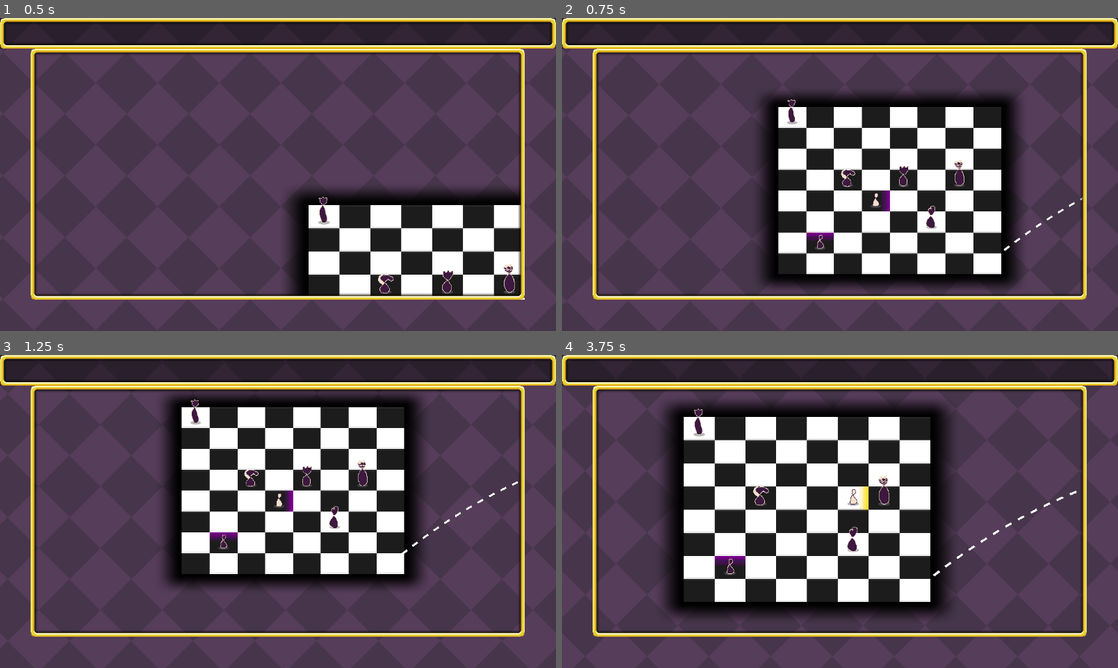
Above: before the commit, frames 1-4 (two rows, left to right).
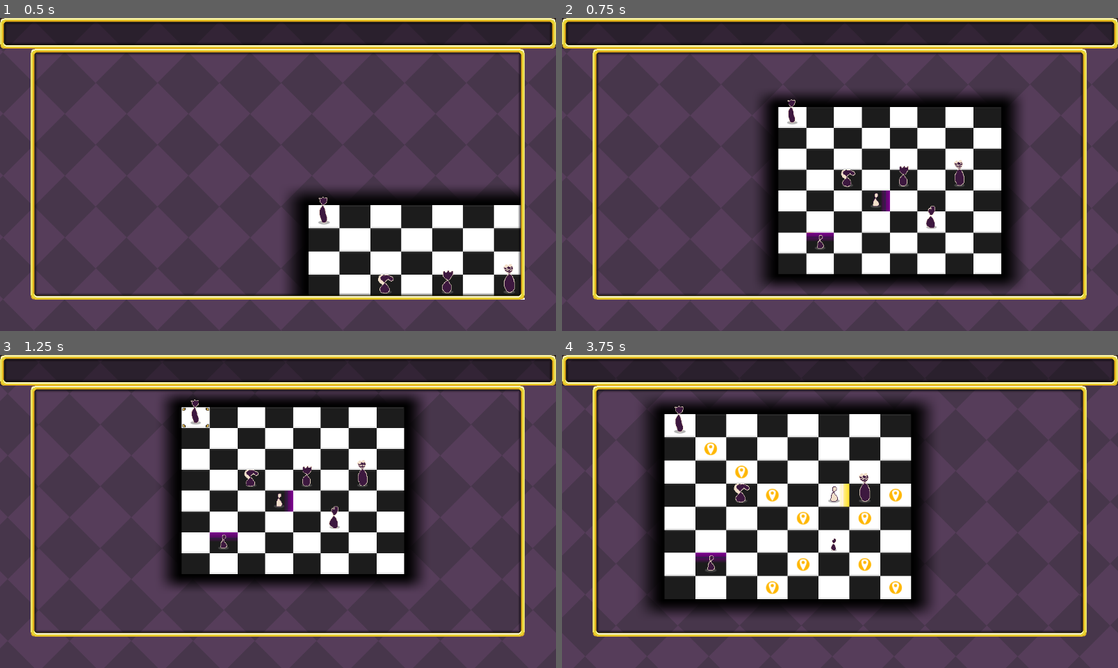
Above: after the commit, the same moments.

Repository: IAmNotIsaac/gwj-73
Game: Godot game, scene res://scenes/main.tscn
Two runs of this game, one before a commit and one after it. Both use one fixed random seed, a clock stepped at 60 frames per second and the inputs below.
Inputs (mouse positions are in pixels of both pictures, inside the frame that each line leads up to):
- Up to frame 1 (0.5 s): no input
- Up to frame 2 (0.75 s): tap Enter (ui_accept) at 0.5 s; move the mouse to (873, 205) at 0.52 s; hold D (move_right) from 0.53 s (still down); click (873, 205) at 0.67 s
- Up to frame 3 (1.25 s): keep holding D (move_right); tap Enter (ui_accept) at 0.77 s
- Up to frame 4 (3.75 s): move the mouse to (728, 527) at 1.27 s; release D (move_right) at 1.28 s; hold S (move_down) 1.28-2.03 s; click (728, 527) at 1.42 s; tap Enter (ui_accept) at 1.52, 3.02 s; move the mouse to (895, 442) at 2.02 s; hold D (move_right) 2.03-2.78 s; click (895, 442) at 2.17 s; move the mouse to (812, 574) at 2.77 s; hold W (move_up) 2.78-3.53 s; click (812, 574) at 2.92 s; move the mouse to (1006, 558) at 3.52 s; hold A (move_left) from 3.53 s (still down); click (1006, 558) at 3.67 s

Frame 1 is identical in both runs. In frame 2, less than 0.1% of the frame differs, in the area x 79-94%, y 57-75%; in frame 3, 0.1%; in frame 4, 23%, in the area x 14-93%, y 14-84%.

Commit message:
hacky fixes to allow mouse detection over area

Diff:
--- a/scenes/world.tscn
+++ b/scenes/world.tscn
@@ -7,7 +7,6 @@
 [ext_resource type="Script" path="res://src/player_controller.gd" id="4_p526j"]
 [ext_resource type="Script" path="res://src/ai_controller.gd" id="5_pufvl"]
 [ext_resource type="Script" path="res://src/turn_manager.gd" id="6_vm1tm"]
-[ext_resource type="PackedScene" uid="uid://drcui3tw3c1k" path="res://scenes/instantiables/board_interface.tscn" id="7_mg0yf"]
 
 [node name="World" type="Node2D"]
 y_sort_enabled = true
@@ -32,10 +31,6 @@
 [node name="Board" type="Node2D" parent="."]
 position = Vector2(64, 64)
 script = ExtResource("2_qor4q")
-
-[node name="BoardInterface" parent="Board" node_paths=PackedStringArray("to_board") instance=ExtResource("7_mg0yf")]
-grid_position = Vector2i(7, 7)
-to_board = NodePath("../../Board2")
 
 [node name="Piece" parent="." node_paths=PackedStringArray("board") instance=ExtResource("1_k4efd")]
 position = Vector2(288, 304)
@@ -82,13 +77,3 @@
 type = 6
 grid_position = Vector2i(6, 3)
 board = NodePath("../Board")
-
-[node name="Board2" type="Node2D" parent="."]
-position = Vector2(1309, 144)
-script = ExtResource("2_qor4q")
-size = Vector2i(4, 8)
-
-[node name="Piece8" parent="." node_paths=PackedStringArray("board") instance=ExtResource("1_k4efd")]
-position = Vector2(1469, 240)
-grid_position = Vector2i(2, 1)
-board = NodePath("../Board2")
--- a/singletons/hud.tscn
+++ b/singletons/hud.tscn
@@ -26,14 +26,17 @@
 grow_horizontal = 2
 grow_vertical = 2
 size_flags_vertical = 0
+mouse_filter = 2
 
 [node name="VBoxContainer" type="VBoxContainer" parent="PanelContainer"]
 layout_mode = 2
+mouse_filter = 2
 theme_override_constants/separation = 0
 
 [node name="PanelContainer" type="PanelContainer" parent="PanelContainer/VBoxContainer"]
 custom_minimum_size = Vector2(0, 64)
 layout_mode = 2
+mouse_filter = 2
 theme_override_styles/panel = SubResource("StyleBoxFlat_qchxu")
 
 [node name="GoldFrame" type="NinePatchRect" parent="PanelContainer/VBoxContainer/PanelContainer"]
@@ -47,27 +50,30 @@
 [node name="MarginContainer" type="MarginContainer" parent="PanelContainer/VBoxContainer"]
 layout_mode = 2
 size_flags_vertical = 3
+mouse_filter = 2
 theme_override_constants/margin_left = 64
 theme_override_constants/margin_right = 64
 theme_override_constants/margin_bottom = 64
 
-[node name="PanelContainer2" type="PanelContainer" parent="PanelContainer/VBoxContainer/MarginContainer"]
+[node name="PanelContainer" type="PanelContainer" parent="PanelContainer/VBoxContainer/MarginContainer"]
 layout_mode = 2
 size_flags_vertical = 3
+mouse_filter = 2
 theme_override_styles/panel = SubResource("StyleBoxEmpty_vtu2k")
 
-[node name="SubViewportContainer" type="SubViewportContainer" parent="PanelContainer/VBoxContainer/MarginContainer/PanelContainer2"]
+[node name="SubViewportContainer" type="SubViewportContainer" parent="PanelContainer/VBoxContainer/MarginContainer/PanelContainer"]
 layout_mode = 2
 stretch = true
 
-[node name="SubViewport" type="SubViewport" parent="PanelContainer/VBoxContainer/MarginContainer/PanelContainer2/SubViewportContainer"]
+[node name="SubViewport" type="SubViewport" parent="PanelContainer/VBoxContainer/MarginContainer/PanelContainer/SubViewportContainer"]
 unique_name_in_owner = true
 disable_3d = true
 transparent_bg = true
+handle_input_locally = false
 size = Vector2i(1024, 520)
 render_target_update_mode = 4
 
-[node name="GoldFrame" type="NinePatchRect" parent="PanelContainer/VBoxContainer/MarginContainer/PanelContainer2"]
+[node name="GoldFrame" type="NinePatchRect" parent="PanelContainer/VBoxContainer/MarginContainer/PanelContainer"]
 layout_mode = 2
 texture = ExtResource("1_6vkef")
 patch_margin_left = 16
--- a/src/board.gd
+++ b/src/board.gd
@@ -35,7 +35,6 @@
 var _team_count := { Piece.Team.WHITE: 0, Piece.Team.BLACK: 0 }
 
 
-
 func _init() -> void:
 	_sprite.centered = false
 	_sprite.texture = _BOARD_TEXTURE
@@ -51,8 +50,8 @@
 	_gradient.show_behind_parent = true
 
 	_click_area.clicked.connect(_on_clicked)
-	_click_area.mouse_entered.connect(mouse_entered.emit)
-	_click_area.mouse_exited.connect(mouse_exited.emit)
+	_click_area.hacky_mouse_entered.connect(mouse_entered.emit)
+	_click_area.hacky_mouse_exited.connect(mouse_exited.emit)
 	_click_area.mouse_moved.connect(_on_mouse_moved)
 
 	_click_area_shape.shape = RectangleShape2D.new()
--- a/src/click_area.gd
+++ b/src/click_area.gd
@@ -4,17 +4,31 @@
 
 signal clicked(index: MouseButton, click_position: Vector2)
 signal mouse_moved(mouse_position: Vector2)
+signal hacky_mouse_entered
+signal hacky_mouse_exited
 
 @export_flags("Left", "Right", "Middle", "Wheel Up", "Wheel Down",
 		"Wheel Left", "Wheel Right", "X Button 1", "X Button 2")
 var filter_click_type := 7
 
 var _click_in := 0
+var _was_mouse_inside := false
 
 
-func _input_event(viewport: Viewport, event: InputEvent, _shape_idx: int) -> void:
+func _unhandled_input(event: InputEvent) -> void:
+	if not _mouse_inside():
+		if _was_mouse_inside:
+			_was_mouse_inside = false
+			hacky_mouse_exited.emit()
+		return
+
+	elif not _was_mouse_inside:
+		hacky_mouse_entered.emit()
+
+	_was_mouse_inside = true
+
 	if event is InputEventMouseButton:
-		viewport.set_input_as_handled()
+		get_viewport().set_input_as_handled()
 		if not event.pressed and _click_in & 1 << int(event.button_index):
 			clicked.emit(event.button_index, event.position)
 		_click_in &= ~(1 << int(event.button_index))
@@ -22,3 +36,14 @@
 
 	elif event is InputEventMouseMotion:
 		mouse_moved.emit(event.position)
+
+
+func _mouse_inside() -> bool:
+	var mpos := get_global_mouse_position()
+	for c in get_children(true):
+		if c is CollisionShape2D and c.shape != null:
+			# absolutely piss
+			var r: Rect2 = c.shape.get_rect()
+			if r.has_point(mpos - c.global_position):
+				return true
+	return false
Not shown: 1 places in scenes/world.tscn that only renumber resources
